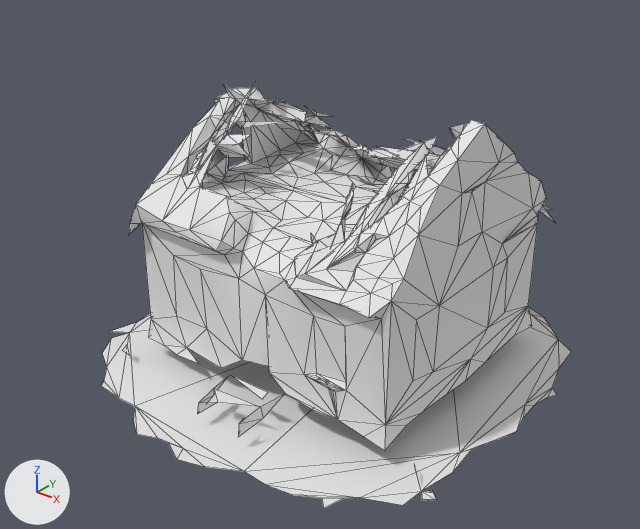
Renders of the glTF model models/ruin_collapse.glb from each side of a commit.
One viewpoint serves both versions: a camera (50 mm lens) standing at (1.99, -2.62, 1.98) and looking at (-0.02, -0.11, 0.43). Arrows for +X, +Y and +Z are at lower left; the lights stay in place. The picture after the commit comes second. Mesh edges are drawn as thin lines. Vertices at exactly the same position are counted once.
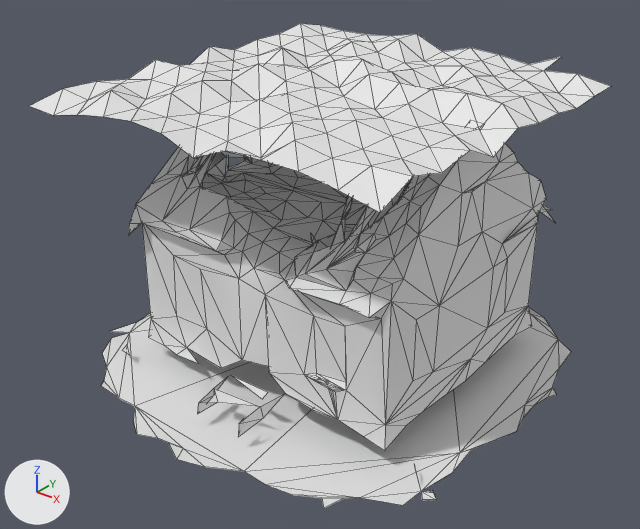
What differs and where, as boxes (x1, y1, x2, y2) in the pictures (640 x 529 px):
'Mesh_0', reshaped (24% wider, 14% taller): before (101, 83, 571, 508); after (30, 24, 611, 508)
part 1 of me_mesh_0, added: after (30, 24, 611, 213)

The edits, one by one:
me_mesh_0 is used by ob_mesh_0; location (0.0, 0.0, 0.0).
me_mesh_0 had 744 vertices, 1383 faces and spanned x -0.89..0.89, y -0.97..0.97, z 0.0..1.11.
me_mesh_0 now has 886 vertices, 1621 faces and spans x -0.89..0.89, y -0.97..0.97, z 0.0..1.17.
me_mesh_0 part 1: a new loose piece of 142 vertices spanning x -0.8..0.75, y -0.82..0.87, z 1.07..1.17, in mat_material_0 (its picture is missing).
